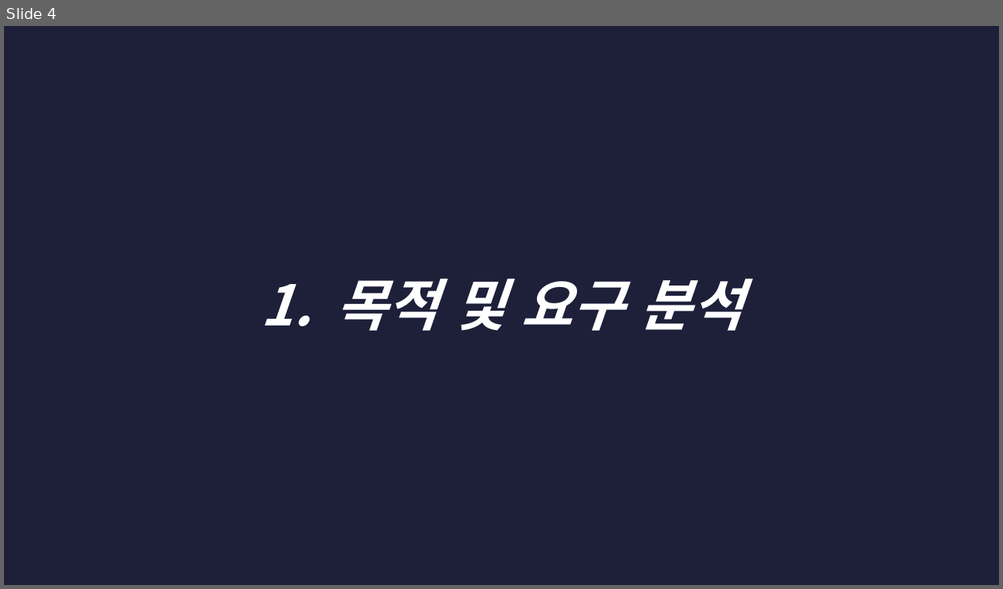
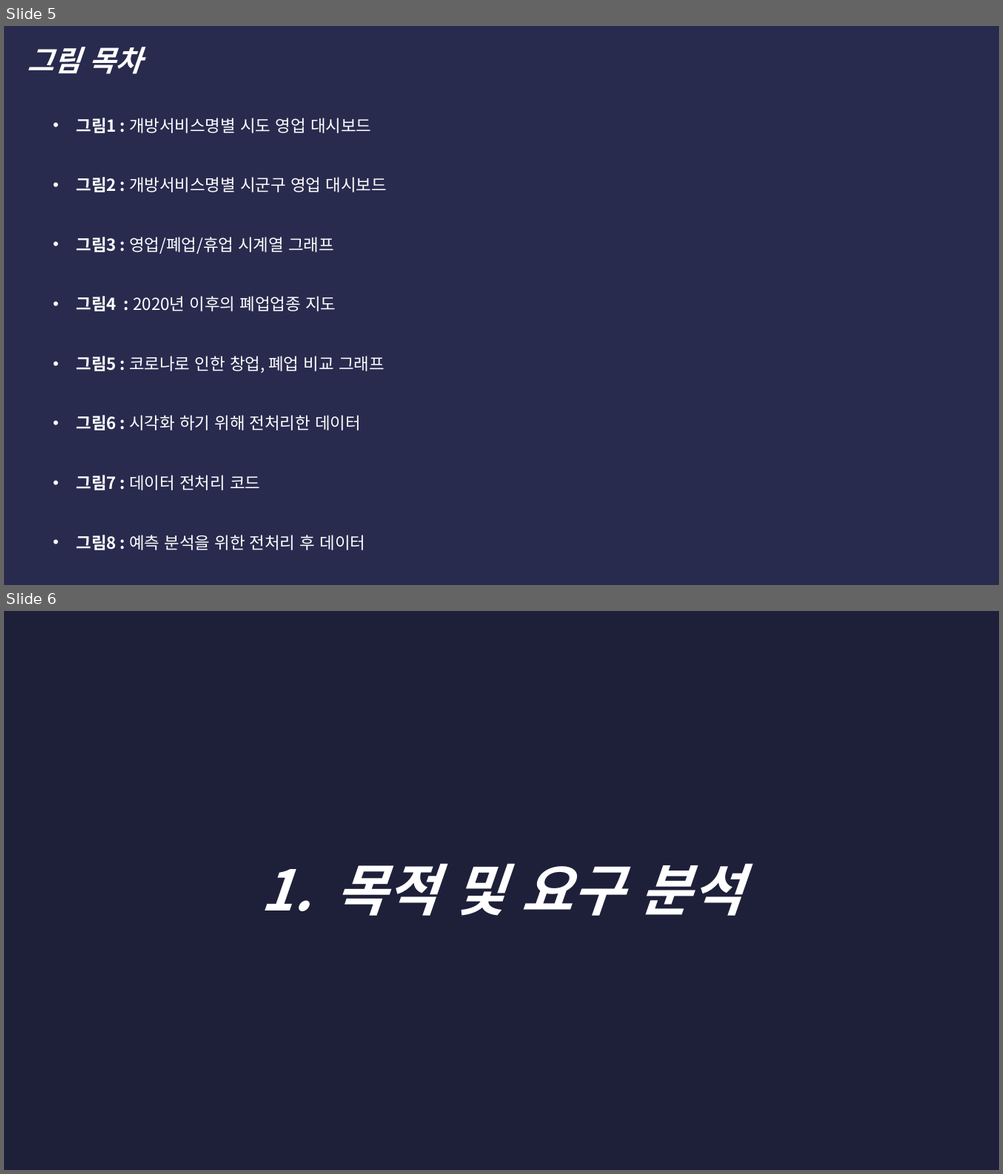
Before and after one commit to Mr-Kwon/COVID-19-Impact-of-the-Accommodation-Industry, a slide deck: 제 9회 KMU 빅데이터 분석대회_1석2조 (최종).pptx. Shown one above the other, each under a label of ours: slide 4 before the commit, slides 5 and 6 after it. The pictures are 1003x589 and 1003x1174 pixels, drawn with LibreOffice and Linux fonts; fonts in the diff are those of the drawing. Boxes give left, top, right and bottom in pixels: in the first picture for what was removed or moved away, otherwise in the second. Text is boxed around its words. In the diff, an @@ line names an element or a change of style, - is before the commit and + after.

```diff
--- a/제 9회 KMU 빅데이터 분석대회_1석2조 (최종).pptx
+++ b/제 9회 KMU 빅데이터 분석대회_1석2조 (최종).pptx
@@ slide 5 added at [4,26,999,585], background #282B4E @@
@@ text added at [27,47,142,74], 28 pt, text #FFFFFF, bold, italic @@
+그림 목차
@@ text added at [77,118,387,551], 16 pt, text #FFFFFF @@
+• 그림1 : 개방서비스명별 시도 영업 대시보드
+• 그림2 : 개방서비스명별 시군구 영업 대시보드
+• 그림3 : 영업/폐업/휴업 시계열 그래프
+• 그림4 : 2020년 이후의 폐업업종 지도
+• 그림5 : 코로나로 인한 창업, 폐업 비교 그래프
+• 그림6 : 시각화 하기 위해 전처리한 데이터
+• 그림7 : 데이터 전처리 코드
+• 그림8 : 예측 분석을 위한 전처리 후 데이터
@@ what was slide 4 is now slide 6 @@
```
Also in this commit, not shown: 2 slides changed, 3 other slides added.
